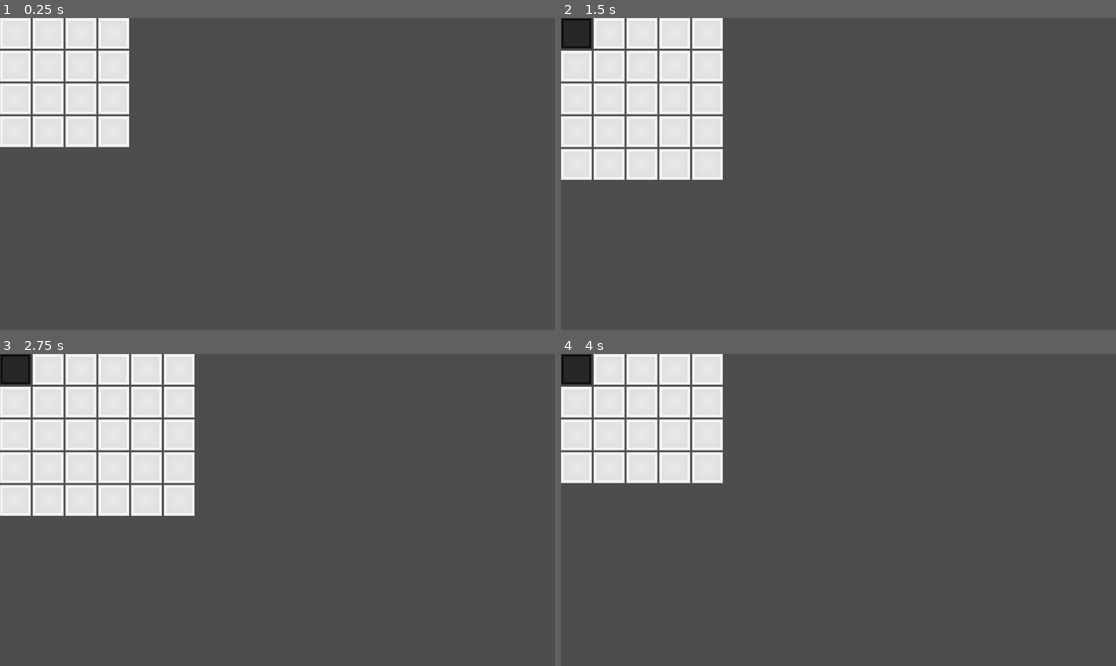
Above: before the commit, frames 1-4 (two rows, left to right).
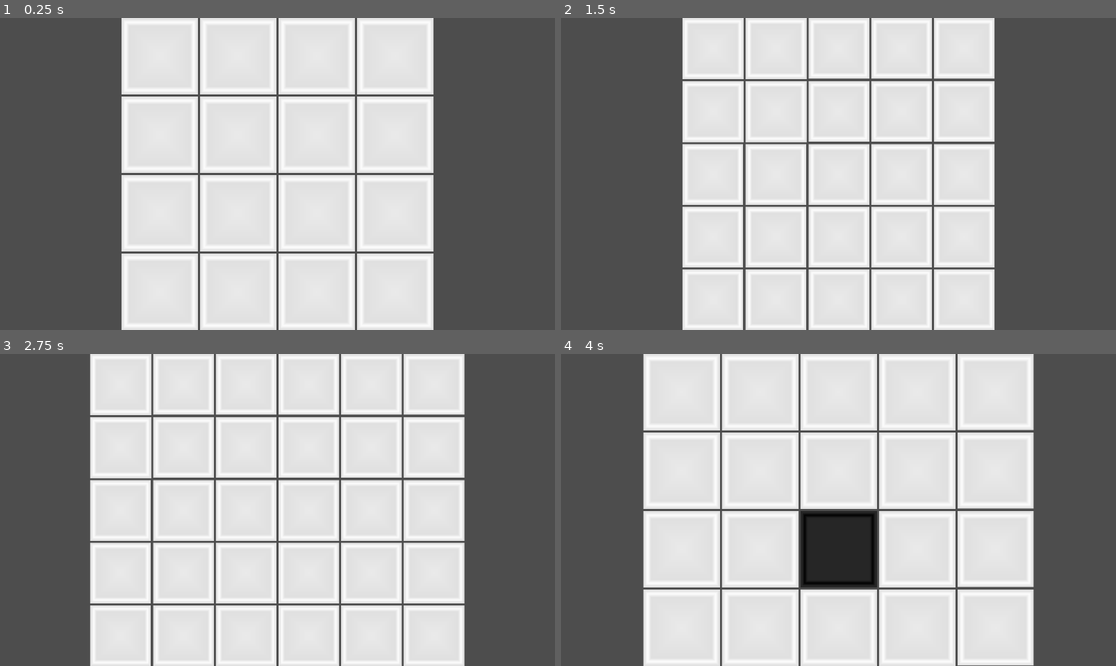
Above: after the commit, the same moments.

Repository: robotabc773/Brackeys2024.1
Game: Godot game, scene res://scenes/editor.tscn
Two runs of this game, one before a commit and one after it. Both use one fixed random seed, a clock stepped at 60 frames per second and the inputs below.
Inputs (mouse positions are in pixels of both pictures, inside the frame that each line leads up to):
- Up to frame 1 (0.25 s): no input
- Up to frame 2 (1.5 s): tap Enter at 0.5 s; move the mouse to (627, 83) at 0.52 s; hold D 0.53-1.28 s; tap C at 0.6, 1.35 s; click (627, 83) at 0.67 s; tap Space at 1.25 s; move the mouse to (727, 189) at 1.27 s; hold S from 1.28 s (still down)
- Up to frame 3 (2.75 s): tap Enter at 2 s; move the mouse to (333, 441) at 2.02 s; release S at 2.03 s; hold D from 2.03 s (still down); tap C at 2.1 s
- Up to frame 4 (4 s): tap Space at 2.75 s; move the mouse to (810, 572) at 2.77 s; release D at 2.78 s; hold W 2.78-3.53 s; tap C at 2.85, 3.6 s; click (810, 572) at 2.92 s; tap Enter at 3.5 s; move the mouse to (1005, 556) at 3.52 s; hold A from 3.53 s (still down)

The runs differ from the first frame. In frame 1, 62% of the frame differs, in the area x 0-79%, y 0-100%; in frame 2, 61%; in frame 3, 65%; in frame 4, 69%, in the area x 0-86%, y 0-100%.

Commit message:
tile scaling in editor

Diff:
--- a/objects/tile.tscn
+++ b/objects/tile.tscn
@@ -4,7 +4,13 @@
 [ext_resource type="Script" path="res://scripts/tile.gd" id="2_1x3sg"]
 
 [node name="Tile" type="TextureRect"]
+offset_right = 64.0
+offset_bottom = 64.0
+size_flags_horizontal = 3
+size_flags_vertical = 3
 texture = ExtResource("1_3daci")
+expand_mode = 1
+stretch_mode = 5
 script = ExtResource("2_1x3sg")
 
 [connection signal="mouse_entered" from="." to="." method="_on_mouse_entered"]
--- a/scenes/editor.tscn
+++ b/scenes/editor.tscn
@@ -3,8 +3,7 @@
 [ext_resource type="Script" path="res://scripts/editor.gd" id="1_o5oa2"]
 [ext_resource type="Script" path="res://scripts/logic_grid.gd" id="1_rk0mj"]
 
-[node name="Editor" type="Control"]
-layout_mode = 3
+[node name="Editor" type="AspectRatioContainer"]
 anchors_preset = 15
 anchor_right = 1.0
 anchor_bottom = 1.0
@@ -13,7 +12,5 @@
 script = ExtResource("1_o5oa2")
 
 [node name="Grid" type="GridContainer" parent="."]
-layout_mode = 0
-offset_right = 40.0
-offset_bottom = 40.0
+layout_mode = 2
 script = ExtResource("1_rk0mj")
--- a/scripts/editor.gd
+++ b/scripts/editor.gd
@@ -1,4 +1,4 @@
-extends Control
+extends AspectRatioContainer
 
 
 const LogicGrid = preload("res://scripts/logic_grid.gd")
@@ -7,6 +7,10 @@
 
 func _ready() -> void:
 	grid.current_tool = preload("res://scripts/tools/tool_editor.gd").new()
+
+
+func _process(_delta: float) -> void:
+	ratio = float(grid.num_cols) / (grid.num_rows)
 
 
 func _unhandled_key_input(event: InputEvent) -> void:
--- a/scripts/logic_grid.gd
+++ b/scripts/logic_grid.gd
@@ -130,10 +130,11 @@
 	for tile in _tiles:
 		tile.queue_free()
 
-	# Re-instantiate tiles
+	# Instantiate tiles
 	_tiles = []
 	for i in range(num_rows * num_cols):
 		var tile : Tile = _tile_template.instantiate()
+		#var tile : Tile = preload("res://scripts/tile.gd").new()
 		add_child(tile)
 		_tiles.append(tile)
 		tile.state = _display_grid.get_state(_display_grid.index_to_pos(i))
